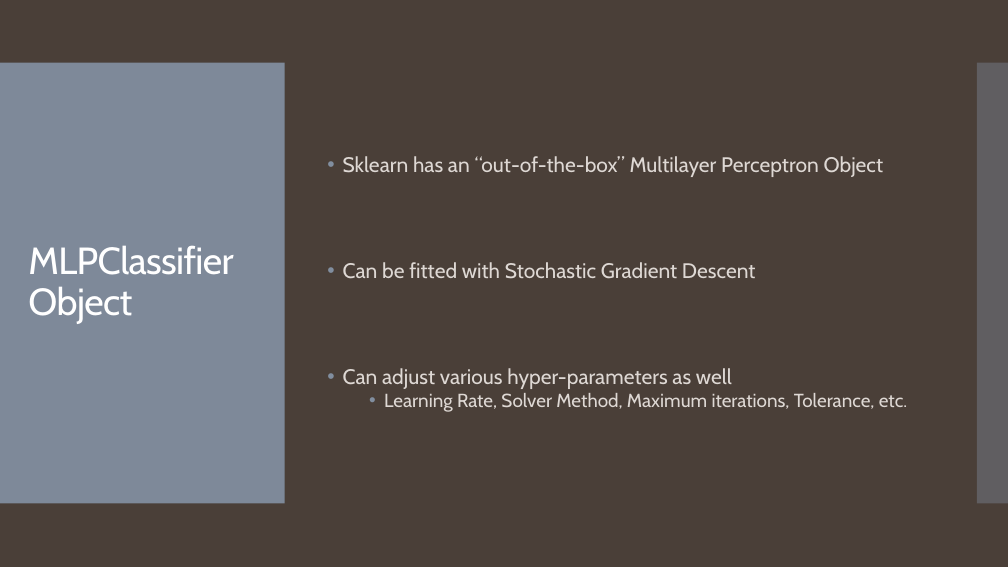
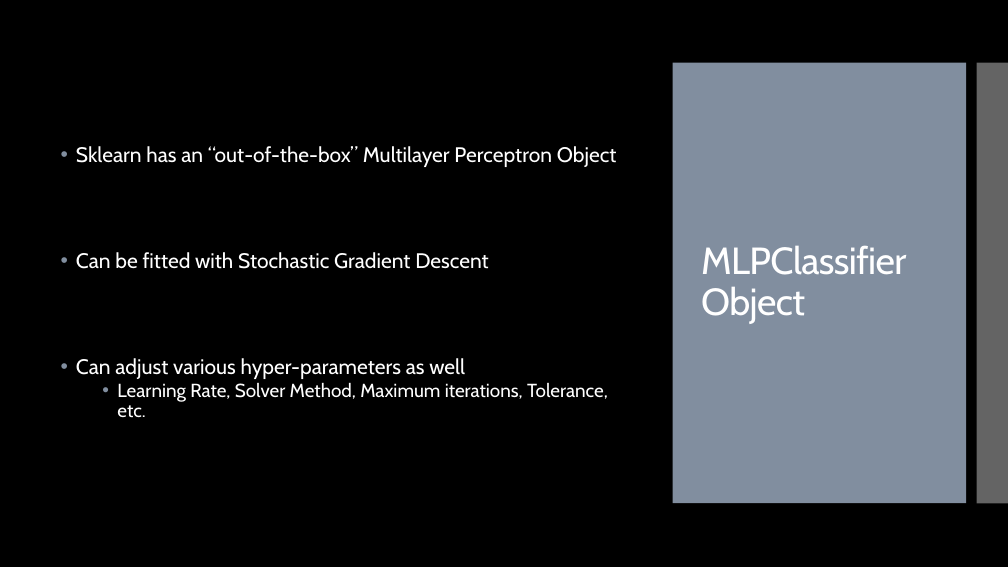
Before and after one commit to landonbuell/Convolutional-Neural-Networks, a slide deck: slide 23 of Presentations/11_03_2020/Training a Multilayer Perceptron with Stochastic Gradient Descent.pptx (slide 18 before the commit). Drawn at 1008x567 pixels with LibreOffice and Linux fonts; fonts in the diff are those of the drawing. Boxes give left, top, right and bottom in pixels: in the first picture for what was removed or moved away, otherwise in the second. Text is boxed around its words. In the diff, an @@ line names an element or a change of style, - is before the commit and + after.

Commit message:
10 March 2020
- nearly completed MLP SGD implementation source code breakdown
- Found places to imliment approx computations, possibly speed up computations
- Nearly finished slide show, requires a few more details on back propagation
- Need to touch up word doucment as well

```diff
--- a/Presentations/11_03_2020/Training a Multilayer Perceptron with Stochastic Gradient Descent.pptx
+++ b/Presentations/11_03_2020/Training a Multilayer Perceptron with Stochastic Gradient Descent.pptx
@@ background #4A3F38 to #000000 @@
@@ rectangle added at box(0, 0, 1008, 567), fill #000000 @@
@@ text "Sklearn has an “out-of-the-box” Multilayer ...": place and size @@
-text "Sklearn has an “out-of-the-box” Multilayer ..." at box(343, 156, 907, 412)
+text "Sklearn has an “out-of-the-box” Multilayer ..." at box(76, 146, 617, 418)
@@ text "Sklearn has an “out-of-the-box” Multilayer ..." at box(76, 146, 617, 418): text colour #DED8D4 to #FFFFFF @@
@@ rectangle added at box(673, 63, 966, 504), fill #818E9F @@
@@ rectangle added at box(977, 63, 1008, 504), fill #C8C8C8 at 50% opacity @@
@@ title "MLPClassifier Object": place and size @@
-title "MLPClassifier Object" at box(28, 245, 233, 324)
+title "MLPClassifier Object" at box(701, 245, 906, 324)
```
Also in this commit, not shown: 16 other slides changed, 6 slides added, 2 other files.
